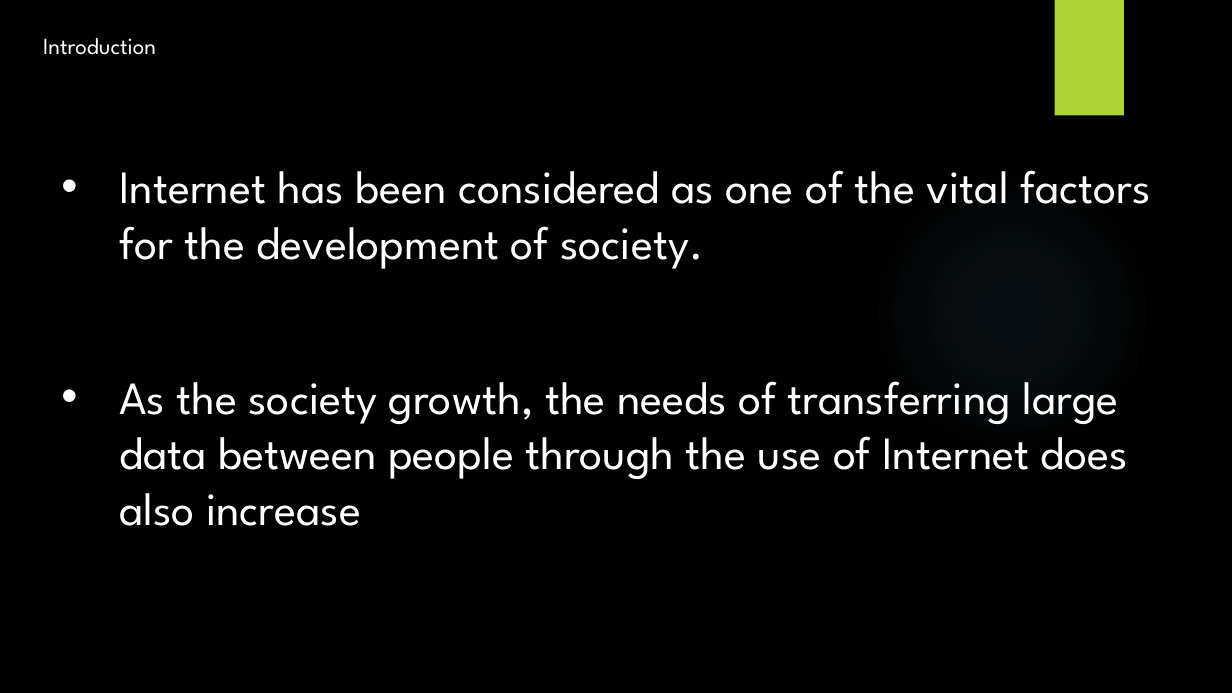
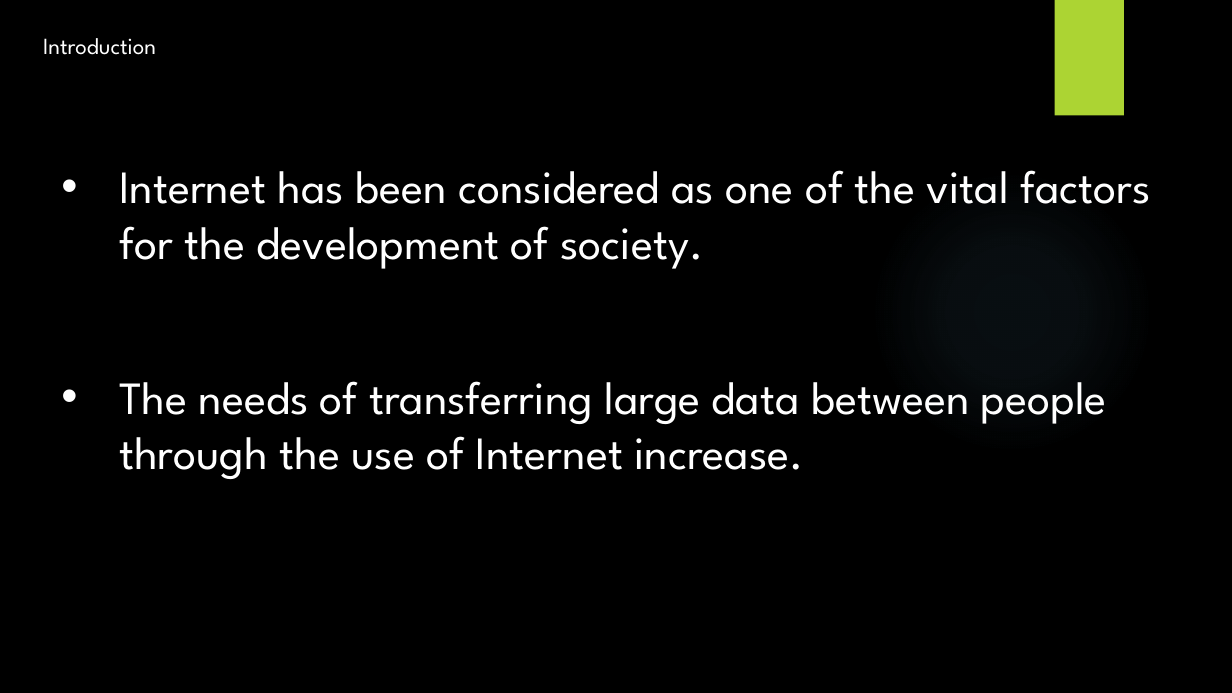
Before and after one commit to ttpro1995/ethics_final_latex, a slide deck: slide 4 of 1351040_1351030.pptx. Drawn at 1232x693 pixels with LibreOffice and Linux fonts; fonts in the diff are those of the drawing; background and template pictures are left out. Boxes give left, top, right and bottom in pixels: in the first picture for what was removed or moved away, otherwise in the second. Text is boxed around its words. In the diff, an @@ line names an element or a change of style, - is before the commit and + after.

```diff
--- a/1351040_1351030.pptx
+++ b/1351040_1351030.pptx
@@ text at [119,381,1107,479]: text changed @@
-• As the society growth, the needs of transferring large data between people through the use of Internet does also increase
+• The needs of transferring large data between people through the use of Internet increase.
```
Also in this commit, not shown: 8 other slides changed, 3 slides added, 2 slides removed, 3 other files.
